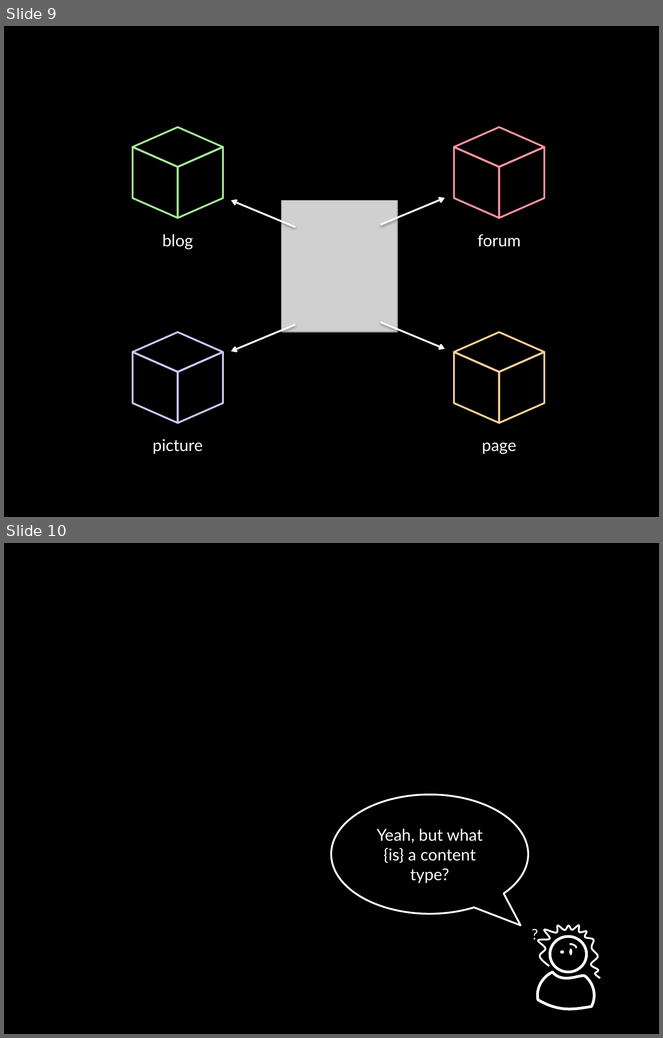
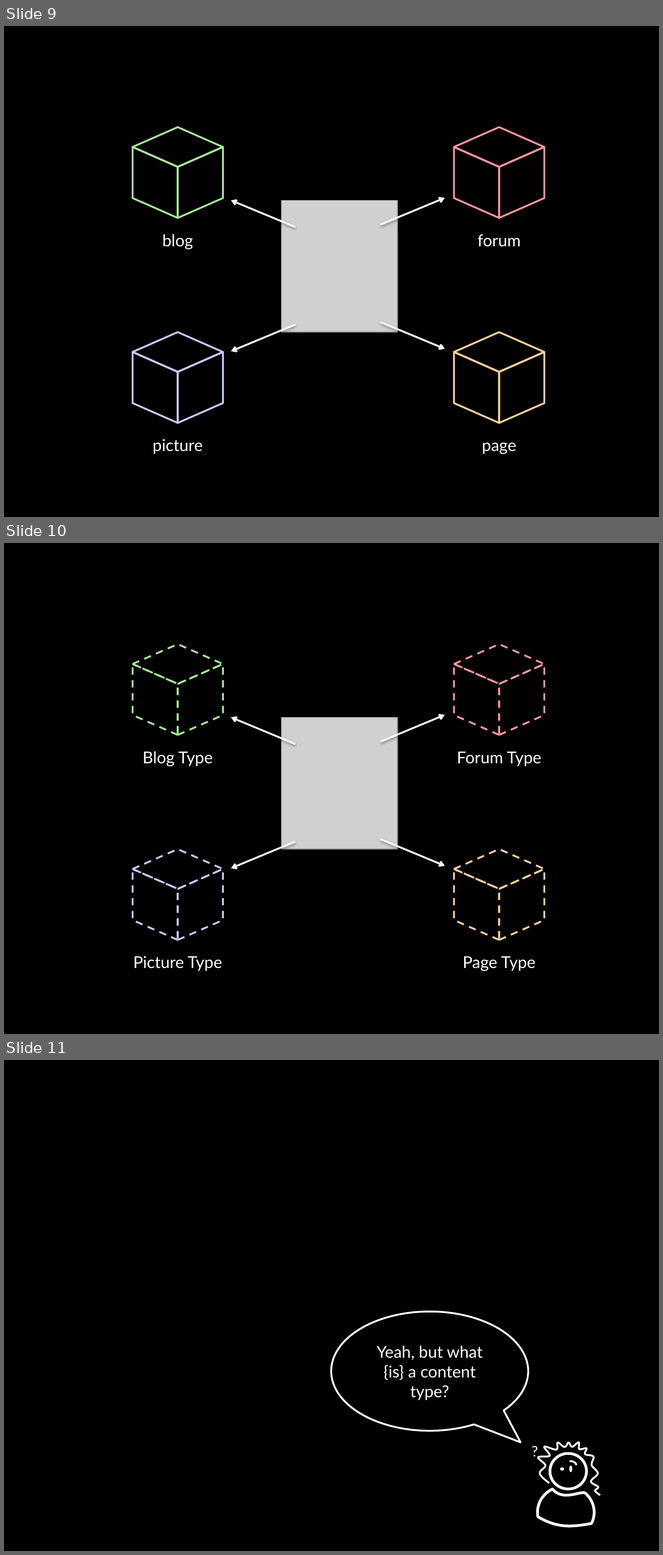
Before and after one commit to socketwench/introToContentTypes, a slide deck: src/introToContentTypes.pptx. Shown one above the other, each under a label of ours: slides 9 and 10 before the commit, slides 9, 10 and 11 after it. The pictures are 663x1038 and 663x1555 pixels, drawn with LibreOffice and Linux fonts; fonts in the diff are those of the drawing; grey boxes stand for pictures. Boxes give left, top, right and bottom in pixels: in the first picture for what was removed or moved away, otherwise in the second. Text is boxed around its words. In the diff, an @@ line names an element or a change of style, - is before the commit and + after.

```diff
--- a/src/introToContentTypes.pptx
+++ b/src/introToContentTypes.pptx
@@ slide 10 added at (4, 543, 659, 1034), background #000000 @@
@@ diamond added at (132, 644, 223, 684), outline #A5E997 2 pt dashed @@
@@ diamond added at (454, 644, 545, 684), outline #FB959F 2 pt dashed @@
@@ parallelogram added at (133, 664, 178, 735), outline #A5E997 2 pt dashed @@
@@ parallelogram added at (178, 664, 223, 735), outline #A5E997 2 pt dashed @@
@@ parallelogram added at (454, 664, 499, 735), outline #FB959F 2 pt dashed @@
@@ parallelogram added at (499, 664, 544, 735), outline #FB959F 2 pt dashed @@
@@ arrow added from (296, 744) to (231, 717), #FFFFFF 2 pt @@
@@ picture added at (281, 717, 397, 849) @@
@@ arrow added from (380, 742) to (445, 715), #FFFFFF 2 pt @@
@@ text added at (143, 751, 213, 767), 18 pt, text #FFFFFF @@
+Blog Type
@@ text added at (457, 752, 541, 767), 18 pt, text #FFFFFF @@
+Forum Type
@@ diamond added at (132, 850, 223, 890), outline #CAC9FF 2 pt dashed @@
@@ arrow added from (296, 842) to (231, 869), #FFFFFF 2 pt @@
@@ arrow added from (380, 839) to (445, 866), #FFFFFF 2 pt @@
@@ diamond added at (454, 850, 545, 890), outline #FFD198 2 pt dashed @@
@@ parallelogram added at (133, 870, 178, 940), outline #CAC9FF 2 pt dashed @@
@@ parallelogram added at (178, 870, 223, 940), outline #CAC9FF 2 pt dashed @@
@@ parallelogram added at (454, 870, 499, 940), outline #FFD198 2 pt dashed @@
@@ parallelogram added at (499, 870, 544, 940), outline #FFD198 2 pt dashed @@
@@ text added at (133, 956, 222, 971), 18 pt, text #FFFFFF @@
+Picture Type
@@ text added at (463, 956, 535, 971), 18 pt, text #FFFFFF @@
+Page Type
@@ what was slide 10 is now slide 11 @@
```
Also in this commit, not shown: 2 slides changed, 9 other slides added, 13 other files.
